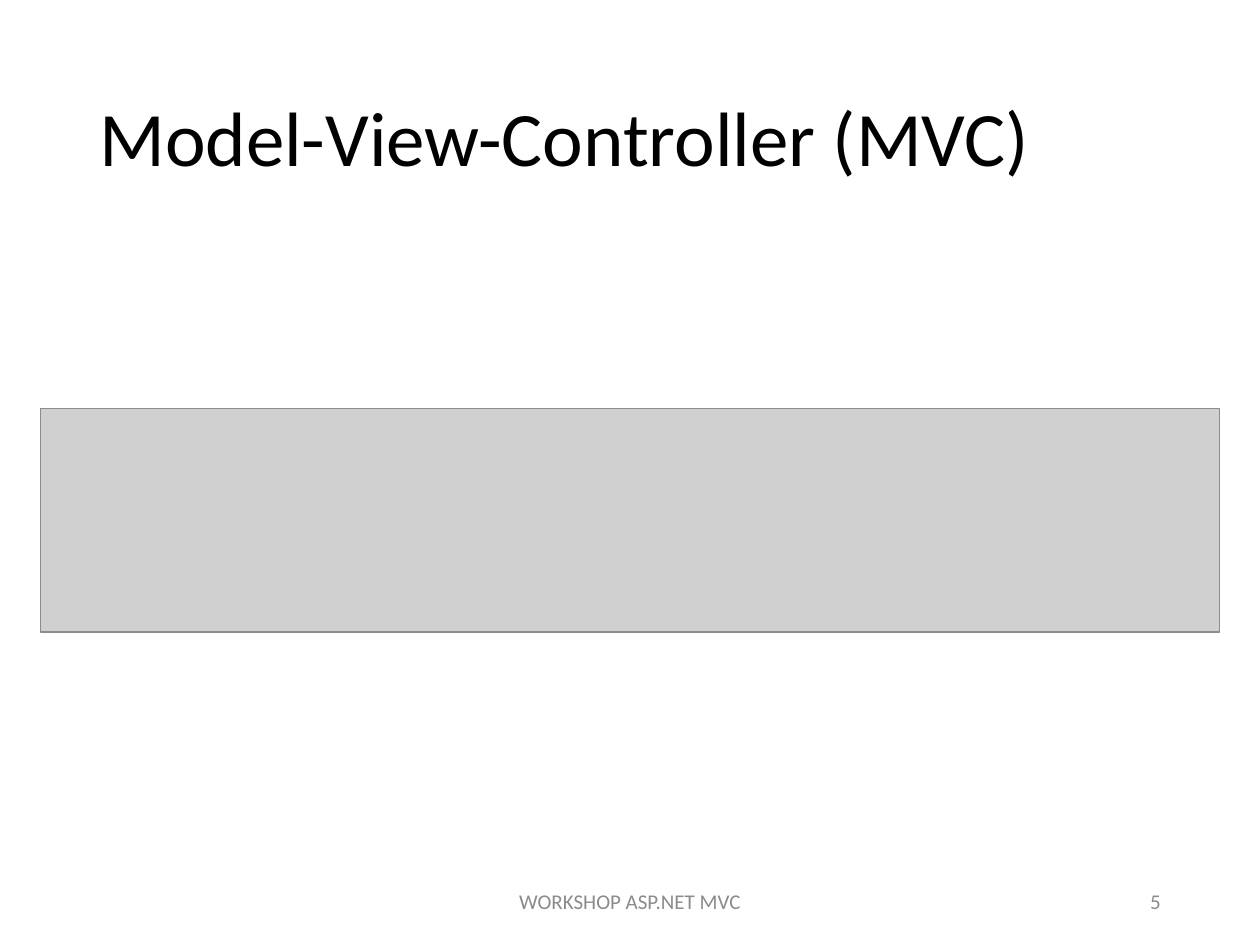
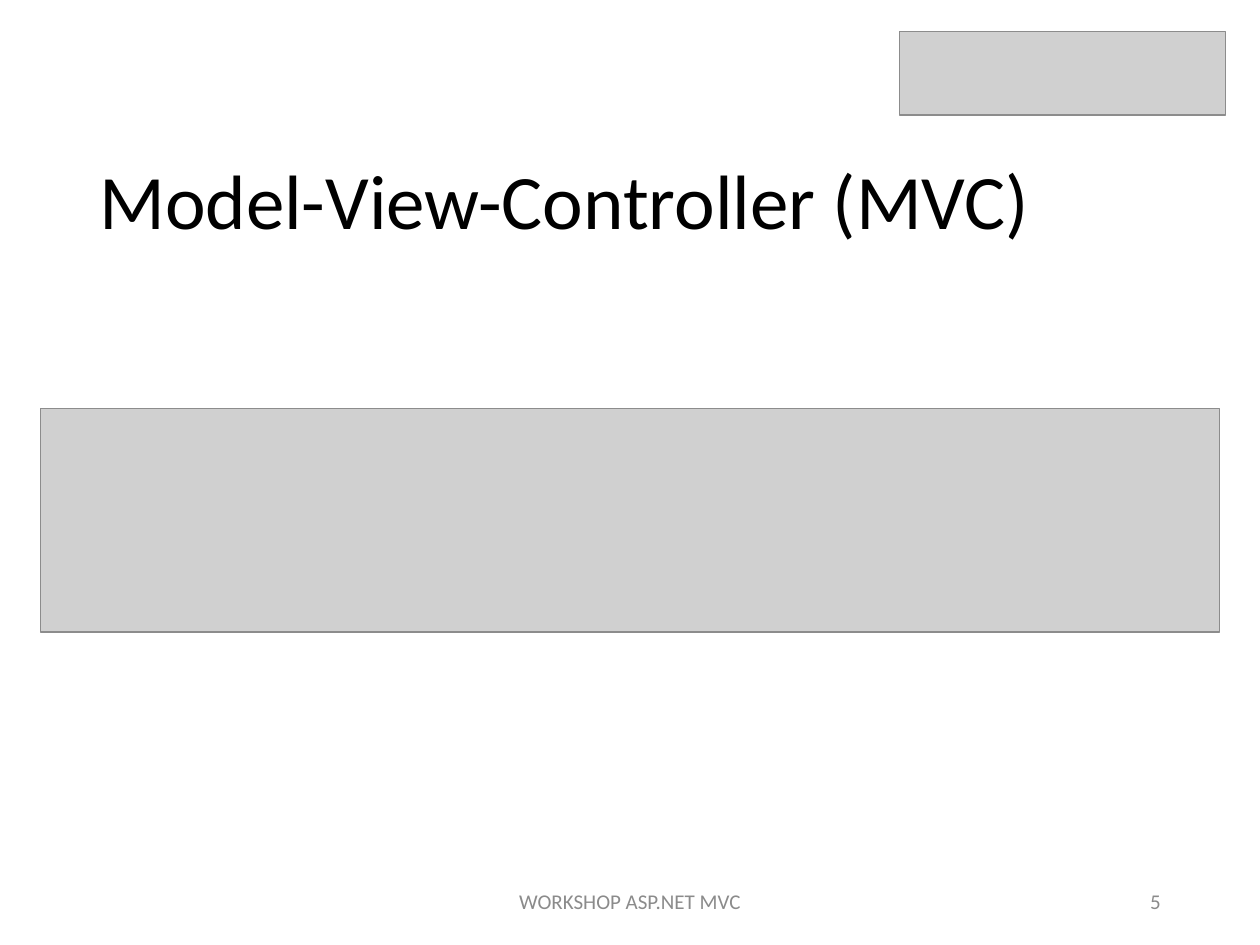
Before and after one commit to MiguelCosta/aspnet-workshop, a slide deck: slide 5 of ppt/aspnet-workshop.pptx. Drawn at 1260x945 pixels with LibreOffice and Linux fonts; fonts in the diff are those of the drawing; grey boxes stand for pictures. Boxes give left, top, right and bottom in pixels: in the first picture for what was removed or moved away, otherwise in the second. Text is boxed around its words. In the diff, an @@ line names an element or a change of style, - is before the commit and + after.

```diff
--- a/ppt/aspnet-workshop.pptx
+++ b/ppt/aspnet-workshop.pptx
@@ picture added at bbox=[900, 32, 1226, 115] @@
@@ title "Model-View-Controller (MVC)": place and size @@
-title "Model-View-Controller (MVC)" at bbox=[99, 110, 1030, 177]
+title "Model-View-Controller (MVC)" at bbox=[99, 173, 1030, 240]
```
Also in this commit, not shown: 17 other slides changed, 1 slide added, 1 slide removed.
